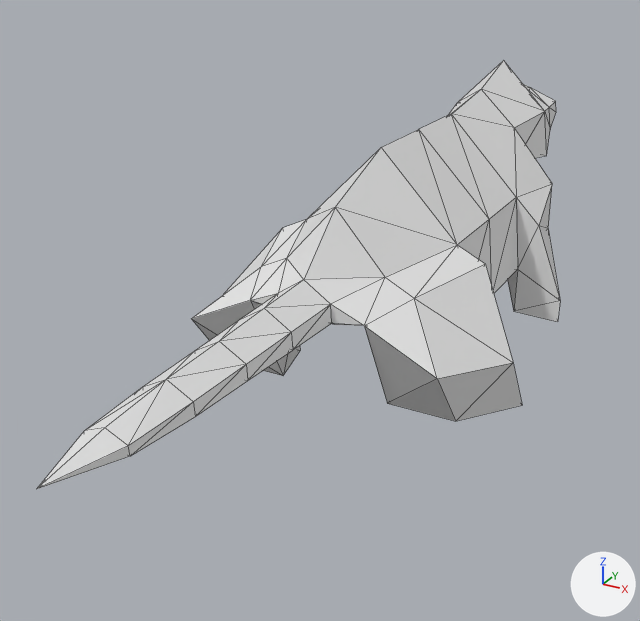
An edit to the OBJ model AvenaEngine/fm/PSP/Assets/dcAssets/rat.obj, drawn before and after from the same camera.
The view is the same before and after, from a camera (50 mm lens) standing at (6.19, -14.99, 5.07) and looking at (-0.76, -2.35, -1.25). Lighting does not change. The marker at lower right points along +X, +Y and +Z. Mesh edges are drawn as thin lines. Where no turn or scale is listed for an object, it has been applied to the vertices.

The scene before the commit, as lines of its bpy script (objects in view):
```python
me_cube_cube_001 = bpy.data.meshes.new('Cube_Cube.001')
me_cube_cube_001.from_pydata(...)  # 111 vertices, 218 faces; spans x -2.8..2.8, y -9.7..7.0, z -2.6..2.2
ob_cube_cube_001 = bpy.data.objects.new('Cube_Cube.001', me_cube_cube_001)
ob_cube_cube_001.location = (0.0, 0.0, 0.0)
```
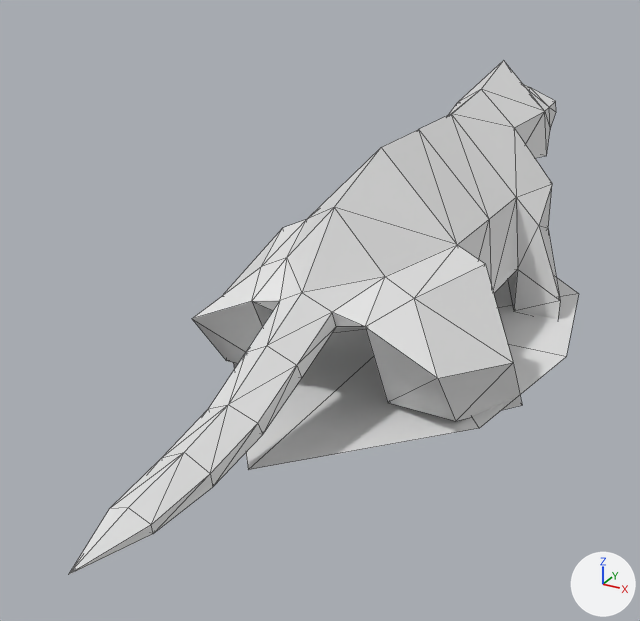
Diff of the bpy script that builds the scene:
```diff
--- a/AvenaEngine/fm/PSP/Assets/dcAssets/rat.obj.py
+++ b/AvenaEngine/fm/PSP/Assets/dcAssets/rat.obj.py
@@ me_cube_cube_001 @@
 # used by ob_cube_cube_001; location = (0.0, 0.0, 0.0)
-me_cube_cube_001.from_pydata(...)  # 111 vertices, 218 faces; spans x -2.8..2.8, y -9.7..7.0, z -2.6..2.2
+me_cube_cube_001.from_pydata(...)  # 120 vertices, 226 faces; spans x -3.1..3.1, y -9.5..7.0, z -2.6..2.2
+# me_cube_cube_001 part 1
+# 1 vertex is removed from x 0.0, y -5.3, z 0.1
+# 22 faces are deleted
+# 9 vertices in x -0.4..0.4, y -8.7..-7.6, z -0.4..0.0 move by (0.0, 0.3, -1.2)
+# 3 vertices in x -0.5..0.5, y -4.2, z -0.5 move by (0.0, 0.1, -0.1)
+# 3 vertices in x -0.3..0.3, y -8.7, z -0.3 move by (0.0, 0.3, -1.3)
+# 3 vertices in x -0.4..0.4, y -6.5, z -0.4 move by (0.0, 0.4, -1.0)
+# 11 vertices move from x -0.5..0.5, y -9.7..-4.2, z -0.5..0.1 to x -0.5..0.5, y -9.5..-4.2, z -1.5..-0.1
+# 10 vertices are added at x -3.1..3.1, y -5.9..5.9, z -2.3..-1.0
+# 30 new faces join them
```

Boxes (x1, y1, x2, y2) around the edits, measured in the pictures (640 x 621 px; the box of a moved part takes in the faces that stretch with it):
'Cube_Cube.001', reshaped (20% taller): before (37, 60, 560, 489); after (68, 60, 579, 575)
part 1 of me_cube_cube_001, moved or reshaped: before (37, 208, 385, 489); after (68, 208, 579, 575)
